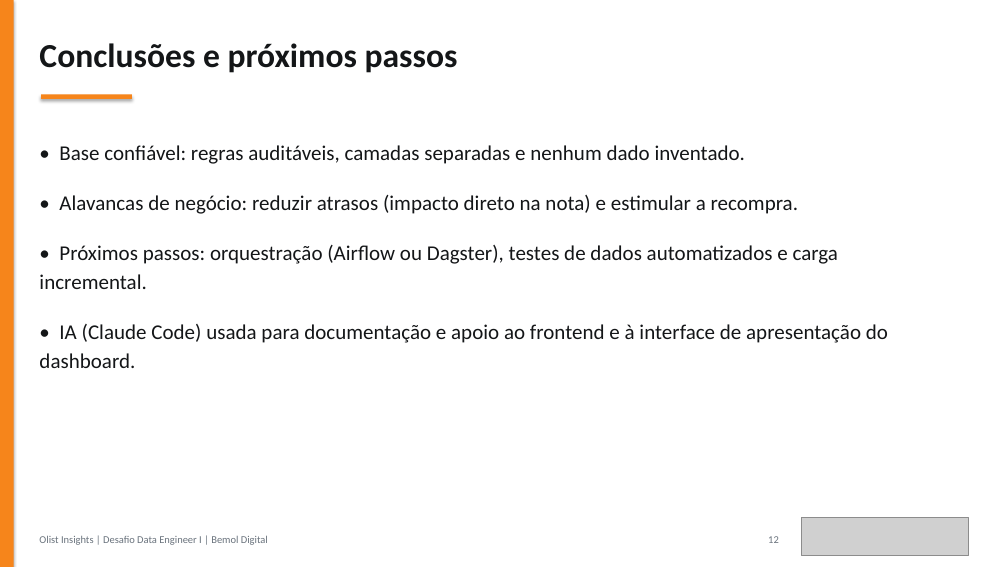
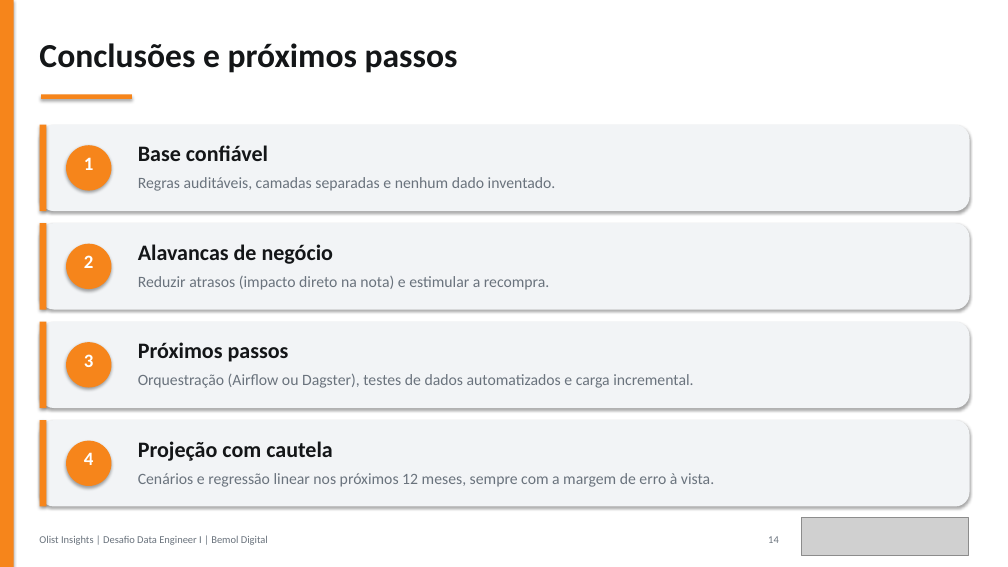
Before and after one commit to JulianaBallin/data-engineer-challenge, a slide deck: slide 14 of docs/apresentacao/apresentacao-olist.pptx (slide 12 before the commit). Drawn at 1008x567 pixels with LibreOffice and Linux fonts; fonts in the diff are those of the drawing; grey boxes stand for pictures. Boxes give left, top, right and bottom in pixels: in the first picture for what was removed or moved away, otherwise in the second. Text is boxed around its words. In the diff, an @@ line names an element or a change of style, - is before the commit and + after.

```diff
--- a/docs/apresentacao/apresentacao-olist.pptx
+++ b/docs/apresentacao/apresentacao-olist.pptx
@@ text removed at box(39, 145, 888, 368) @@
-• Base confiável: regras auditáveis, camadas separadas e nenhum dado inventado.
-• Alavancas de negócio: reduzir atrasos (impacto direto na nota) e estimular a recompra.
-• Próximos passos: orquestração (Airflow ou Dagster), testes de dados automatizados e carga incremental.
-• IA (Claude Code) usada para documentação e apoio ao frontend e à interface de apresentação do dashboard.
@@ rounded rectangle added at box(39, 125, 969, 211), fill #F2F4F6 @@
@@ rectangle added at box(39, 125, 46, 211), fill #F6851B @@
@@ ellipse added at box(66, 145, 111, 191), fill #F6851B @@
@@ text added at box(138, 145, 268, 161), 21 pt, text #141618, bold @@
+Base confiável
@@ text added at box(84, 157, 94, 170), 18 pt, text #FFFFFF, bold @@
+1
@@ text added at box(138, 177, 556, 191), 15 pt, text #6A737D @@
+Regras auditáveis, camadas separadas e nenhum dado inventado.
@@ rounded rectangle added at box(39, 223, 969, 309), fill #F2F4F6 @@
@@ rectangle added at box(39, 223, 46, 309), fill #F6851B @@
@@ ellipse added at box(66, 243, 111, 289), fill #F6851B @@
@@ text added at box(84, 255, 94, 268), 18 pt, text #FFFFFF, bold @@
+2
@@ text added at box(138, 244, 333, 264), 21 pt, text #141618, bold @@
+Alavancas de negócio
@@ text added at box(138, 276, 549, 290), 15 pt, text #6A737D @@
+Reduzir atrasos (impacto direto na nota) e estimular a recompra.
@@ rounded rectangle added at box(39, 321, 969, 408), fill #F2F4F6 @@
@@ rectangle added at box(39, 321, 46, 408), fill #F6851B @@
@@ ellipse added at box(66, 343, 111, 388), fill #F6851B @@
@@ text added at box(84, 354, 94, 367), 18 pt, text #FFFFFF, bold @@
+3
@@ text added at box(138, 342, 289, 362), 21 pt, text #141618, bold @@
+Próximos passos
@@ text added at box(138, 374, 693, 388), 15 pt, text #6A737D @@
+Orquestração (Airflow ou Dagster), testes de dados automatizados e carga incremental.
@@ rounded rectangle added at box(39, 420, 969, 507), fill #F2F4F6 @@
@@ rectangle added at box(39, 420, 46, 507), fill #F6851B @@
@@ ellipse added at box(66, 441, 111, 486), fill #F6851B @@
@@ text added at box(138, 441, 333, 461), 21 pt, text #141618, bold @@
+Projeção com cautela
@@ text added at box(84, 452, 94, 465), 18 pt, text #FFFFFF, bold @@
+4
@@ text added at box(138, 473, 714, 487), 15 pt, text #6A737D @@
+Cenários e regressão linear nos próximos 12 meses, sempre com a margem de erro à vista.
@@ text at box(768, 536, 779, 543): text changed @@
-12
+14
```
Also in this commit, not shown: 9 other slides changed, 2 slides added, 35 other files.
